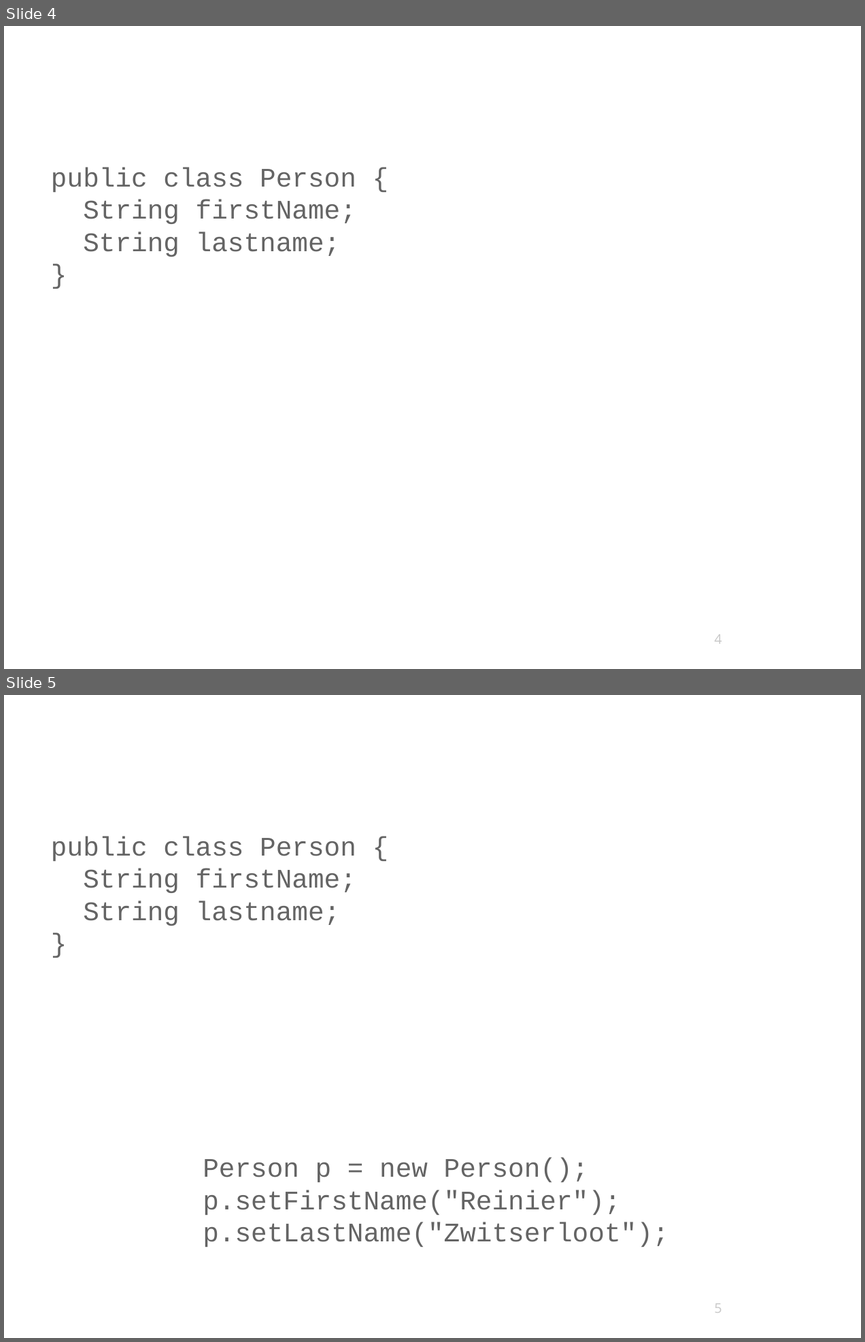
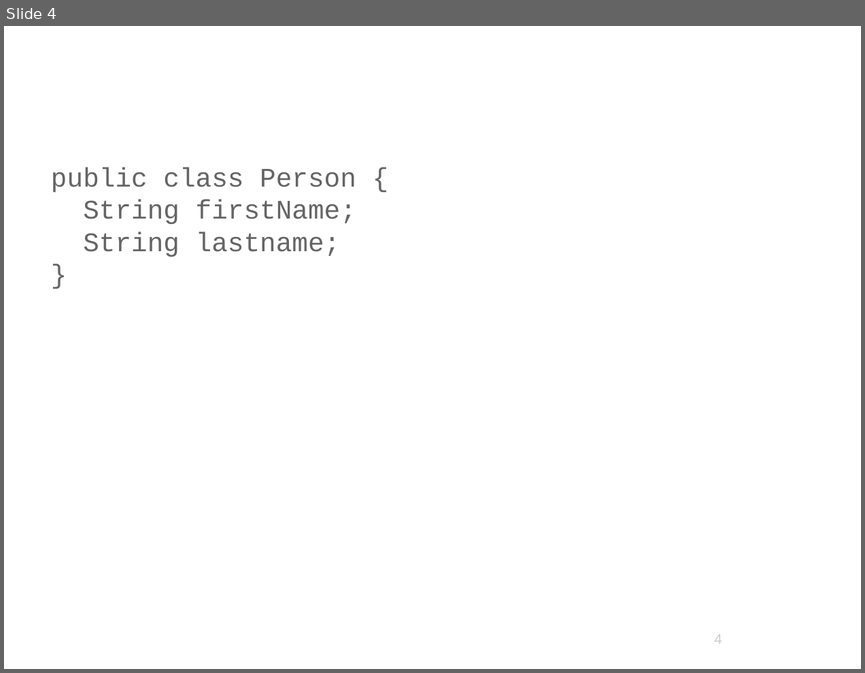
Before and after one commit to HamletDRC/presentations, a slide deck: asttransformations/asttransforms_devoxx.odp. Shown one above the other, each under a label of ours: slides 4 and 5 before the commit, slide 4 after it. The pictures are 865x1342 and 865x673 pixels, drawn with LibreOffice and Linux fonts; fonts in the diff are those of the drawing; background and template pictures are left out. Boxes give left, top, right and bottom in pixels: in the first picture for what was removed or moved away, otherwise in the second. Text is boxed around its words. In the diff, an @@ line names an element or a change of style, - is before the commit and + after.

```diff
--- a/asttransformations/asttransforms_devoxx.odp
+++ b/asttransformations/asttransforms_devoxx.odp
@@ slide 5 removed at (4,695,861,1338), background picture (left out) @@
@@ text removed at (51,836,356,926) @@
-public class Person {
-String firstName;
-String lastname;
-}
@@ text removed at (203,1157,668,1246) @@
-Person p = new Person();
-p.setFirstName("Reinier");
-p.setLastName("Zwitserloot");
@@ page number removed at (714,1303,721,1312) @@
-5
```
Also in this commit, not shown: 6 slides changed, 1 slide added, 2 other slides removed, 4 other files.
